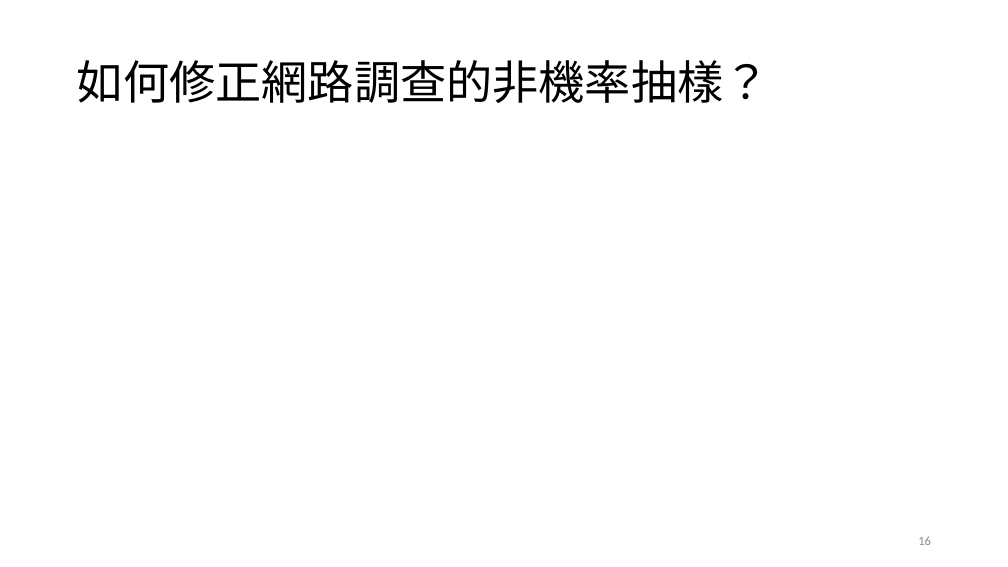
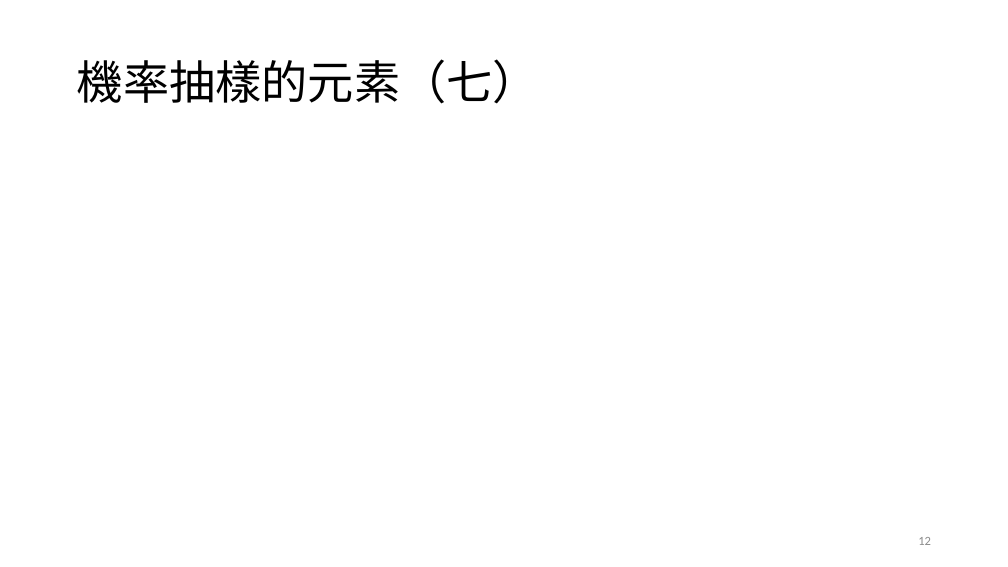
Before and after one commit to TsaiChiahung/PublicOpinion2026, a slide deck: slide 12 of 投影片/民意與調查Week5.pptx (slide 16 before the commit). Drawn at 1008x567 pixels with LibreOffice and Linux fonts; fonts in the diff are those of the drawing; grey boxes stand for pictures. Boxes give left, top, right and bottom in pixels: in the first picture for what was removed or moved away, otherwise in the second. Text is boxed around its words. In the diff, an @@ line names an element or a change of style, - is before the commit and + after.

```diff
--- a/投影片/民意與調查Week5.pptx
+++ b/投影片/民意與調查Week5.pptx
@@ title at (77,59,539,104): text changed @@
-如何修正網路調查的非機率抽樣？
+機率抽樣的元素（七）
@@ page number at (918,537,931,545): text changed @@
-16
+12
```
Also in this commit, not shown: 2 other slides changed, 1 slide added, 6 slides removed.
